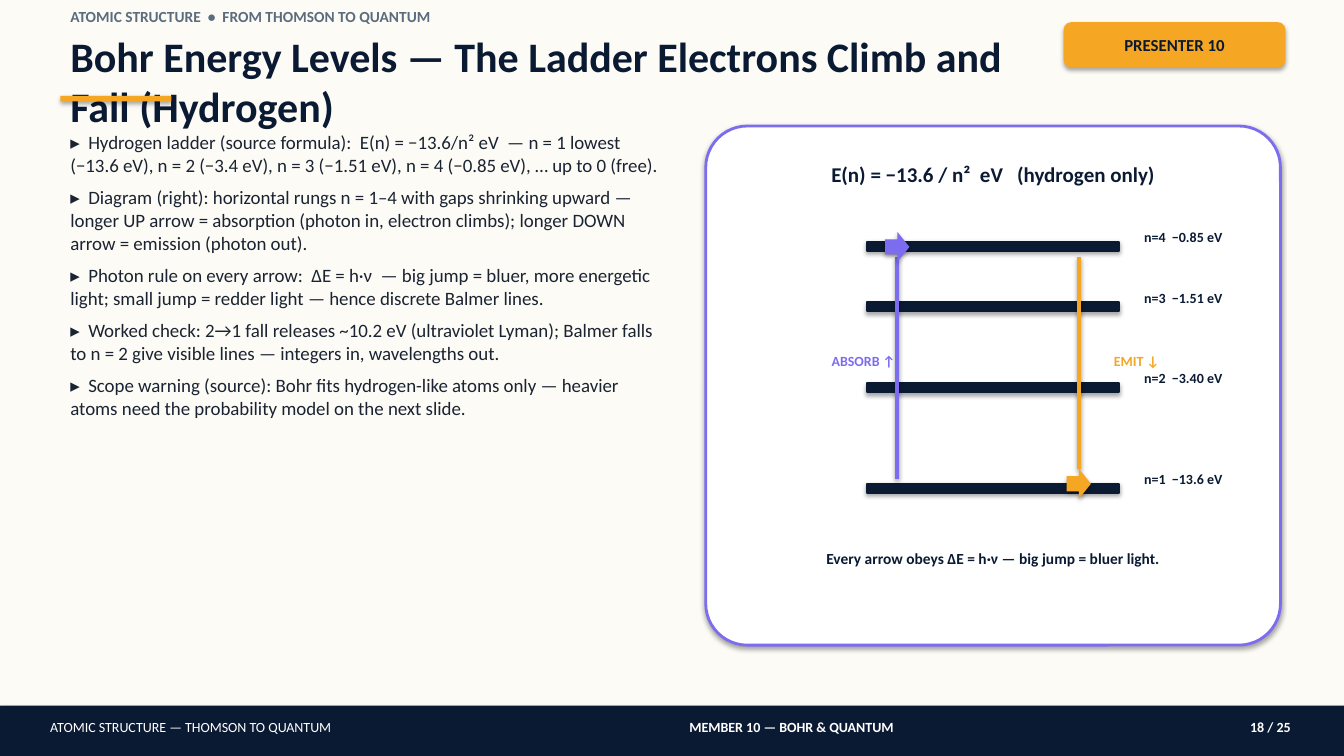
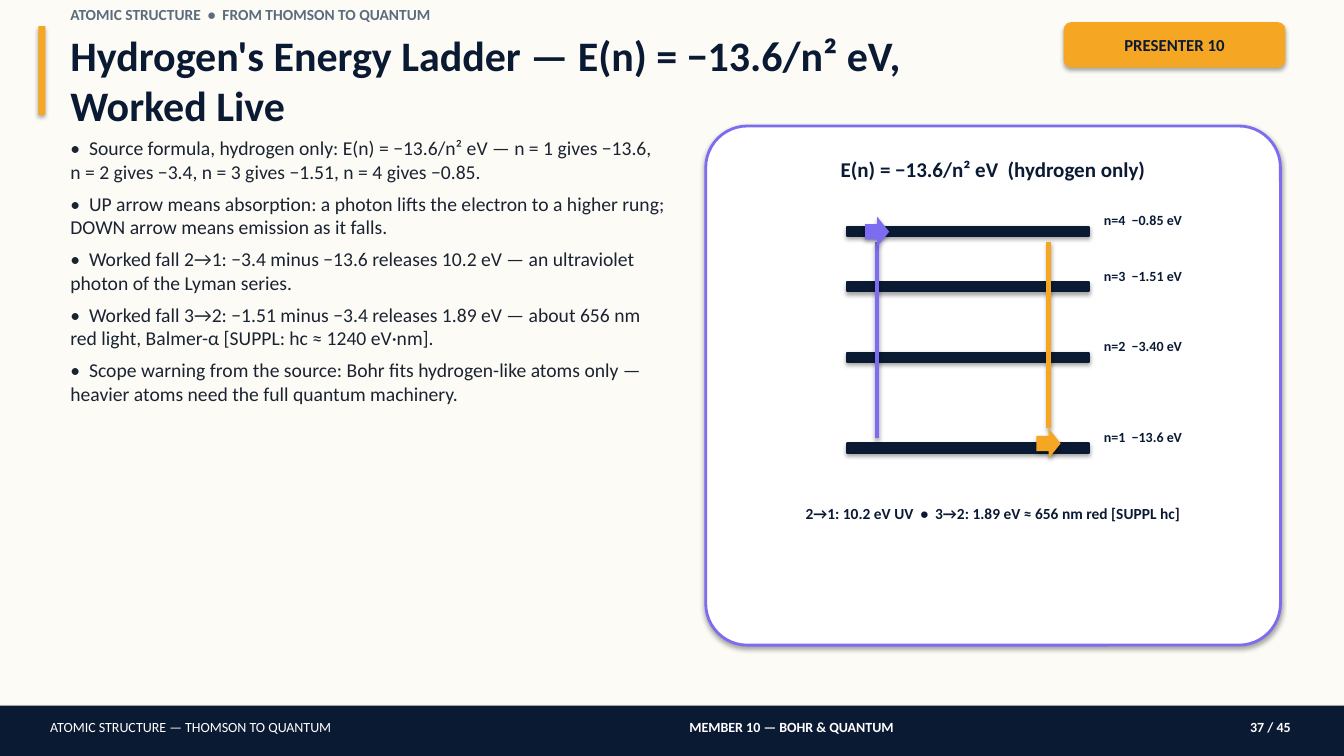
Before and after one commit to amithsharma91/big-boss-command-center, a slide deck: slide 37 of atomic-structure-presentation/Atomic_Structure_Detailed_Presentation.pptx (slide 18 before the commit). Drawn at 1344x756 pixels with LibreOffice and Linux fonts; fonts in the diff are those of the drawing. Boxes give left, top, right and bottom in pixels: in the first picture for what was removed or moved away, otherwise in the second. Text is boxed around its words. In the diff, an @@ line names an element or a change of style, - is before the commit and + after.

```diff
--- a/atomic-structure-presentation/Atomic_Structure_Detailed_Presentation.pptx
+++ b/atomic-structure-presentation/Atomic_Structure_Detailed_Presentation.pptx
@@ rectangle added at bbox=[38, 26, 45, 115], fill #F5A623 @@
@@ text removed at bbox=[70, 42, 1002, 129] @@
-Bohr Energy Levels — The Ladder Electrons Climb and Fall (Hydrogen)
@@ text added at bbox=[70, 38, 901, 122], 30 pt, text #0B1A33, bold @@
+Hydrogen's Energy Ladder — E(n) = −13.6/n² eV, Worked Live
@@ rectangle removed at bbox=[60, 96, 171, 102] @@
@@ text at bbox=[70, 140, 664, 404]: text changed; size 13.5 to 14 pt @@
-▸ Hydrogen ladder (source formula): E(n) = −13.6/n² eV — n = 1 lowest (−13.6 eV), n = 2 (−3.4 eV), n = 3 (−1.51 eV), n = 4 (−0.85 eV), … up to 0 (free).
-▸ Diagram (right): horizontal rungs n = 1–4 with gaps shrinking upward — longer UP arrow = absorption (photon in, electron climbs); longer DOWN arrow = emission (photon out).
-▸ Photon rule on every arrow: ΔE = h·ν — big jump = bluer, more energetic light; small jump = redder light — hence discrete Balmer lines.
-▸ Worked check: 2→1 fall releases ~10.2 eV (ultraviolet Lyman); Balmer falls to n = 2 give visible lines — integers in, wavelengths out.
-▸ Scope warning (source): Bohr fits hydrogen-like atoms only — heavier atoms need the probability model on the next slide.
+• Source formula, hydrogen only: E(n) = −13.6/n² eV — n = 1 gives −13.6, n = 2 gives −3.4, n = 3 gives −1.51, n = 4 gives −0.85.
+• UP arrow means absorption: a photon lifts the electron to a higher rung; DOWN arrow means emission as it falls.
+• Worked fall 2→1: −3.4 minus −13.6 releases 10.2 eV — an ultraviolet photon of the Lyman series.
+• Worked fall 3→2: −1.51 minus −3.4 releases 1.89 eV — about 656 nm red light, Balmer-α [SUPPL: hc ≈ 1240 eV·nm].
+• Scope warning from the source: Bohr fits hydrogen-like atoms only — heavier atoms need the full quantum machinery.
@@ text at bbox=[841, 160, 1145, 181]: spaces changed @@
-E(n) = −13.6 / n² eV (hydrogen only)
+E(n) = −13.6/n² eV (hydrogen only)
@@ text "n=4 −0.85 eV": place and size @@
-text "n=4 −0.85 eV" at bbox=[1144, 232, 1222, 242]
+text "n=4 −0.85 eV" at bbox=[1104, 215, 1182, 225]
@@ rectangle: place and size @@
-rectangle at bbox=[867, 242, 1119, 251]
+rectangle at bbox=[847, 227, 1089, 236]
@@ right arrow: place and size @@
-right arrow at bbox=[885, 232, 909, 262]
+right arrow at bbox=[865, 217, 889, 247]
@@ line moved from (897, 479) - (897, 257) to (877, 439) - (877, 242) @@
@@ line moved from (1079, 257) - (1079, 469) to (1049, 242) - (1049, 429) @@
@@ text "n=3 −1.51 eV": place and size @@
-text "n=3 −1.51 eV" at bbox=[1144, 294, 1222, 303]
+text "n=3 −1.51 eV" at bbox=[1104, 272, 1182, 281]
@@ rectangle: place and size @@
-rectangle at bbox=[867, 302, 1119, 312]
+rectangle at bbox=[847, 282, 1089, 291]
@@ text removed at bbox=[832, 357, 880, 366] @@
-ABSORB ↑
@@ rectangle: place and size @@
-rectangle at bbox=[867, 383, 1119, 392]
+rectangle at bbox=[847, 353, 1089, 362]
@@ text "n=2 −3.40 eV": place and size @@
-text "n=2 −3.40 eV" at bbox=[1144, 374, 1222, 383]
+text "n=2 −3.40 eV" at bbox=[1104, 342, 1182, 351]
@@ text removed at bbox=[1114, 357, 1144, 366] @@
-EMIT ↓
@@ rectangle: place and size @@
-rectangle at bbox=[867, 484, 1119, 493]
+rectangle at bbox=[847, 444, 1089, 453]
@@ right arrow: place and size @@
-right arrow at bbox=[1067, 469, 1091, 499]
+right arrow at bbox=[1036, 429, 1061, 459]
@@ text "n=1 −13.6 eV": place and size @@
-text "n=1 −13.6 eV" at bbox=[1144, 474, 1222, 484]
+text "n=1 −13.6 eV" at bbox=[1104, 432, 1182, 442]
@@ text added at bbox=[806, 507, 1180, 522], 11 pt, text #0B1A33, bold @@
+2→1: 10.2 eV UV • 3→2: 1.89 eV ≈ 656 nm red [SUPPL hc]
@@ text removed at bbox=[826, 553, 1159, 567] @@
-Every arrow obeys ΔE = h·ν — big jump = bluer light.
@@ text at bbox=[1250, 723, 1291, 732]: text changed @@
-18 / 25
+37 / 45
```
Also in this commit, not shown: 21 other slides changed, 23 slides added, 3 slides removed, 6 other files.
